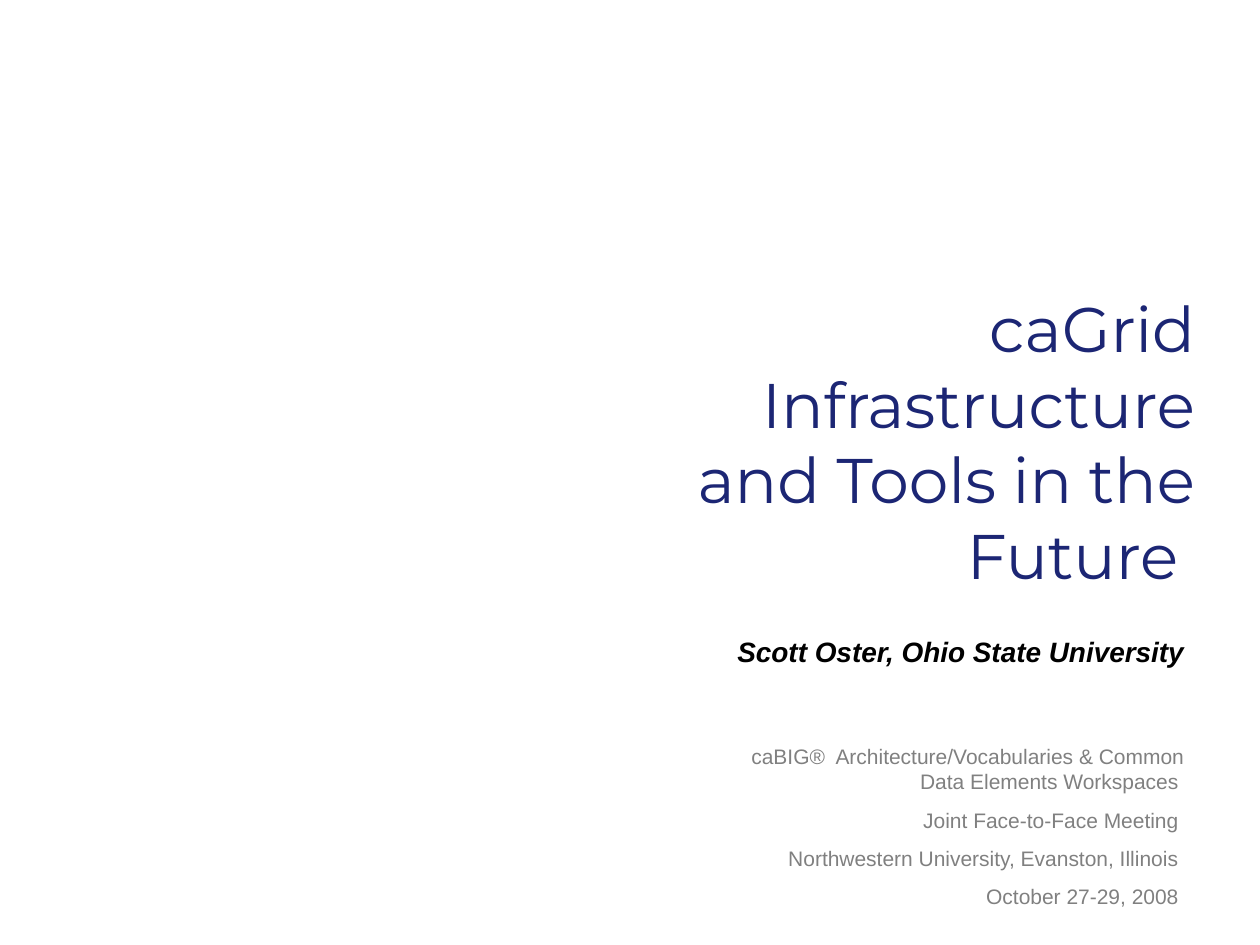
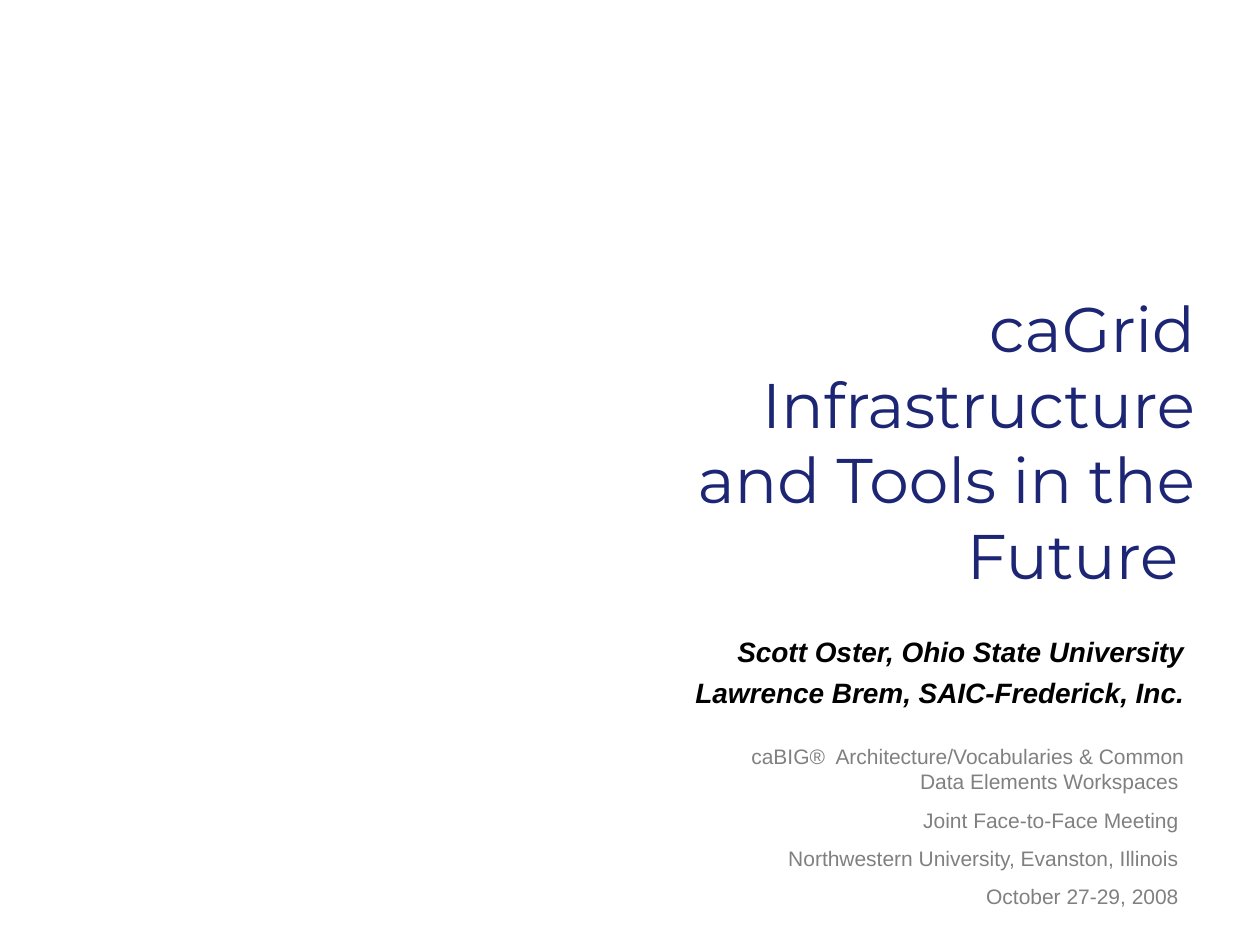
Before and after one commit to NCIP/cagrid-docs, a slide deck: slide 1 of presentations/200810_VCDE_ARCH/20081028_Arch_VCDE_caGrid_Future.ppt. Drawn at 1260x945 pixels with LibreOffice and Linux fonts; fonts in the diff are those of the drawing; background and template pictures are left out. Boxes give left, top, right and bottom in pixels: in the first picture for what was removed or moved away, otherwise in the second. Text is boxed around its words. In the diff, an @@ line names an element or a change of style, - is before the commit and + after.

```diff
--- a/presentations/200810_VCDE_ARCH/20081028_Arch_VCDE_caGrid_Future.ppt
+++ b/presentations/200810_VCDE_ARCH/20081028_Arch_VCDE_caGrid_Future.ppt
@@ subtitle at (695,682,1184,708): paragraph added @@
+Lawrence Brem, SAIC-Frederick, Inc.
```
Also in this commit, not shown: 1 other slide changed, 5 slides added, 3 slides removed.
